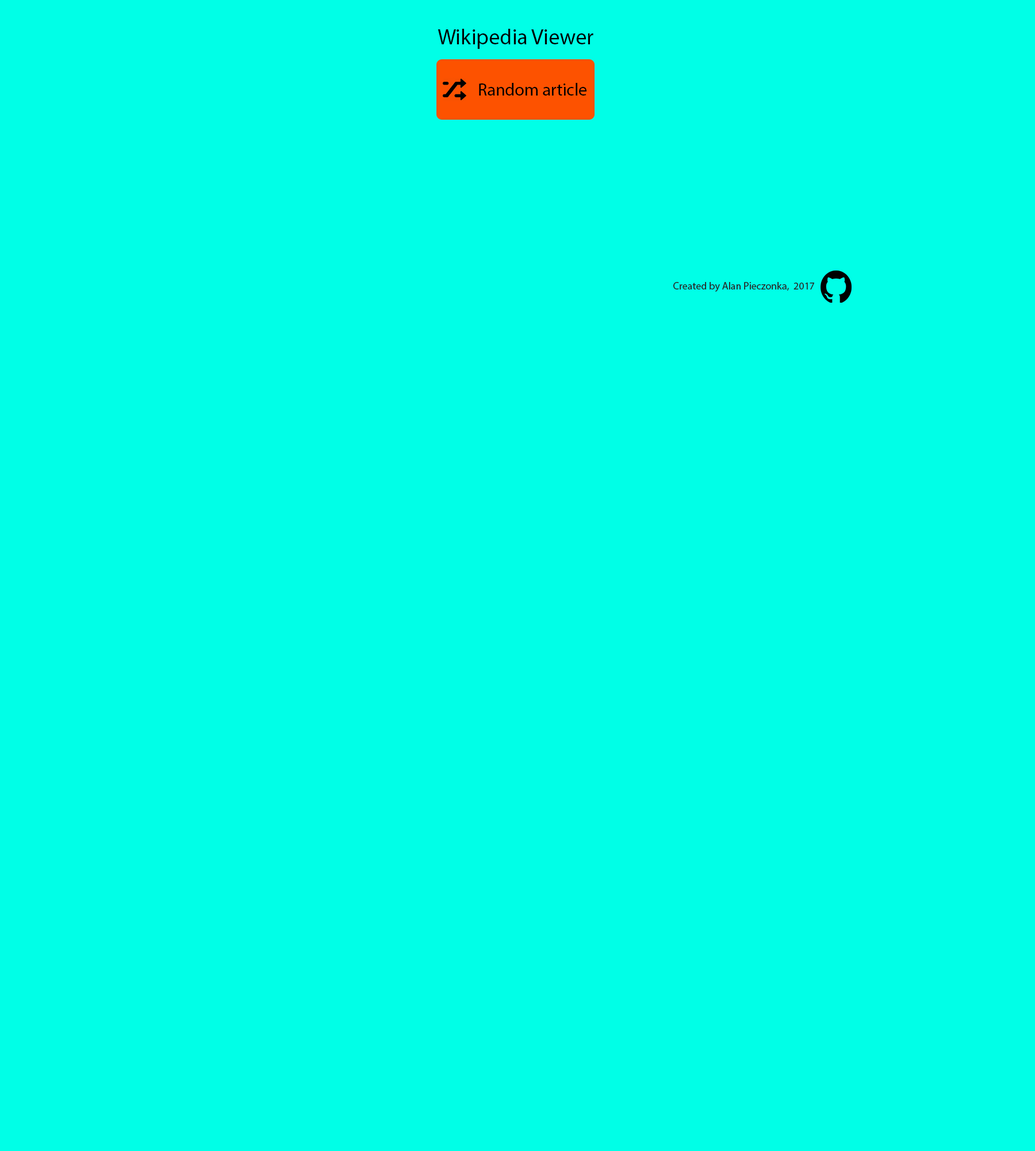
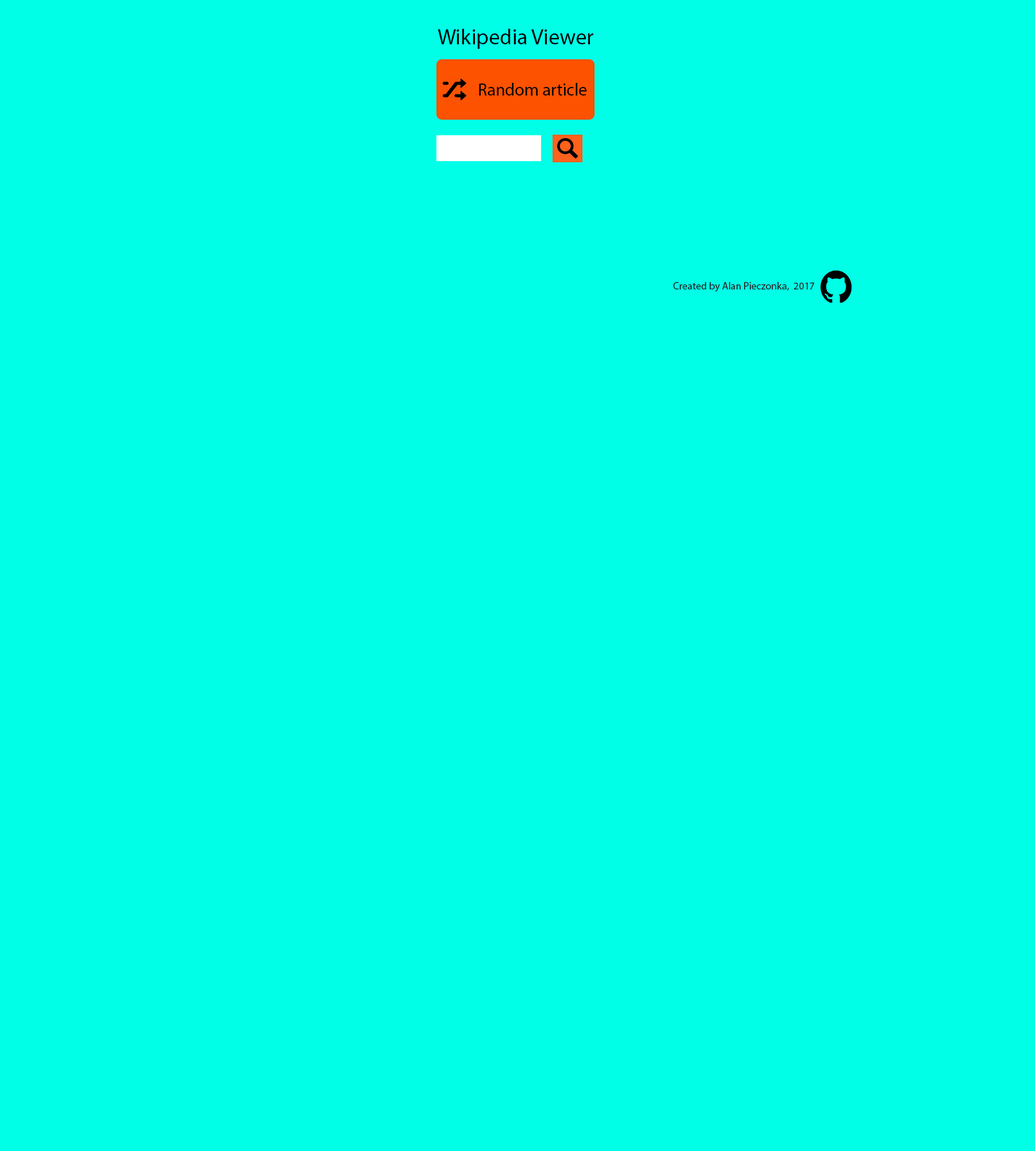
Layered file, before and after one edit (1035x1151). Changes by layer:
added layer "searchicon" in group "Main" over left=557, top=138, right=579, bottom=159
added layer "Rectangle 2" in group "Main" over left=552, top=134, right=583, bottom=163
added layer "Rectangle 1" in group "Main" over left=436, top=135, right=542, bottom=162
painted on "Rounded Rectangle 1" over left=590, top=59, right=592, bottom=120
